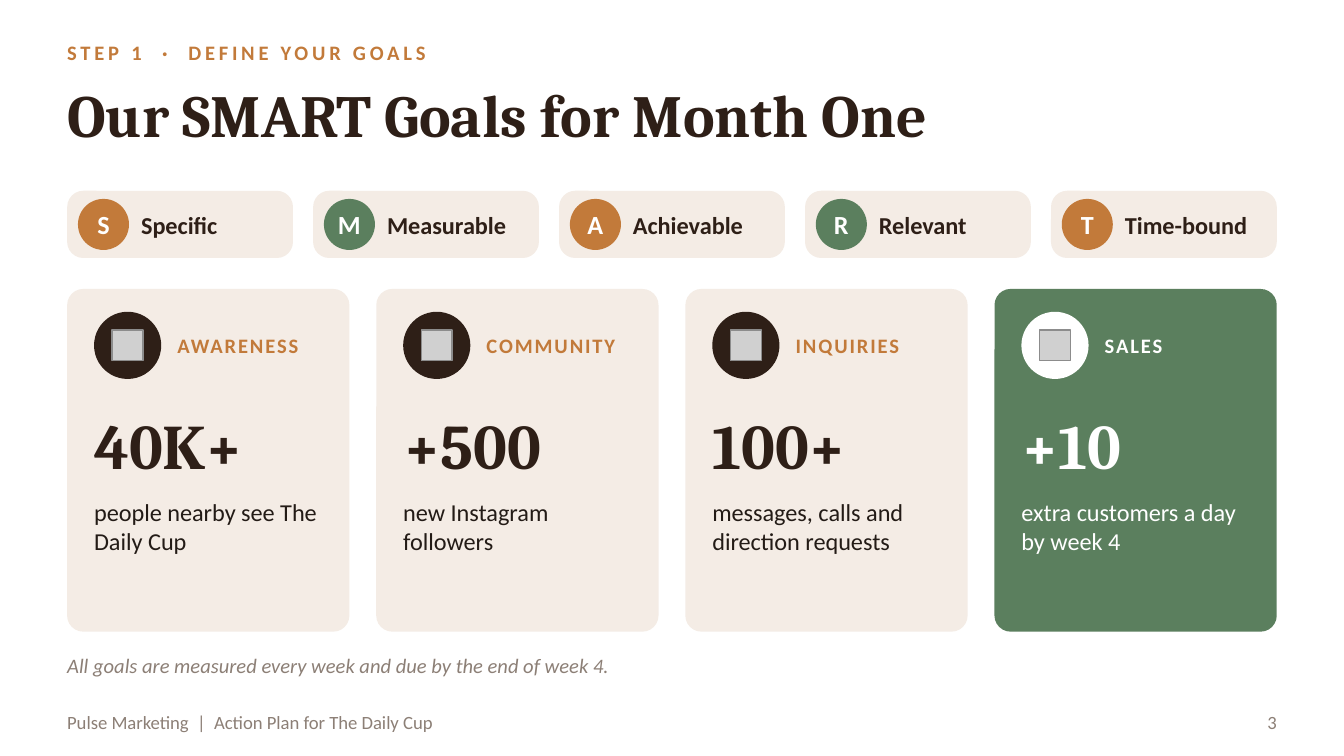
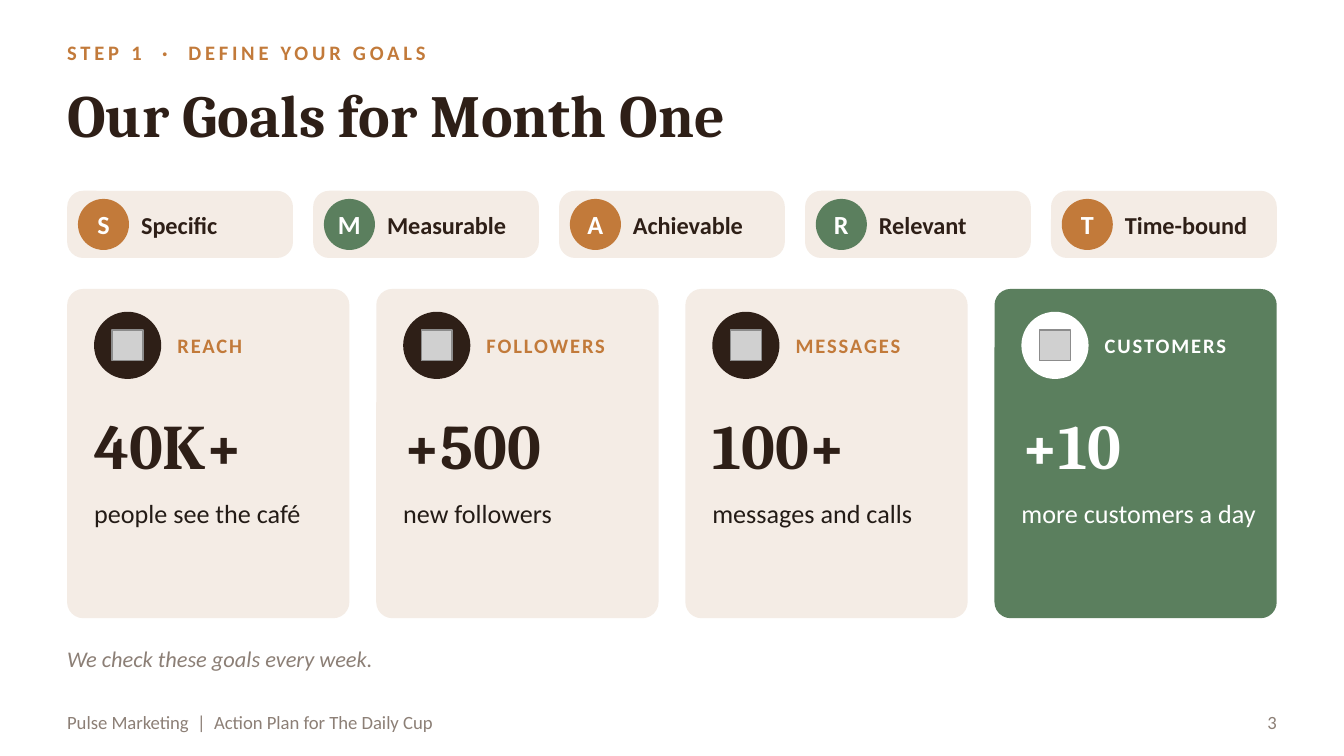
Before and after one commit to RahmaOshba/RahmaOshba, a slide deck: slide 3 of The_Daily_Cup_Action_Plan.pptx. Drawn at 1344x756 pixels with LibreOffice and Linux fonts; fonts in the diff are those of the drawing; grey boxes stand for pictures. Boxes give left, top, right and bottom in pixels: in the first picture for what was removed or moved away, otherwise in the second. Text is boxed around its words. In the diff, an @@ line names an element or a change of style, - is before the commit and + after.

```diff
--- a/The_Daily_Cup_Action_Plan.pptx
+++ b/The_Daily_Cup_Action_Plan.pptx
@@ title at (67, 94, 725, 138): text changed @@
-Our SMART Goals for Month One
+Our Goals for Month One
@@ rounded rectangle: place and size @@
-rounded rectangle at (67, 289, 349, 632)
+rounded rectangle at (67, 289, 349, 618)
@@ rounded rectangle: place and size @@
-rounded rectangle at (376, 289, 659, 632)
+rounded rectangle at (376, 289, 659, 618)
@@ rounded rectangle: place and size @@
-rounded rectangle at (685, 289, 968, 632)
+rounded rectangle at (685, 289, 968, 618)
@@ rounded rectangle: place and size @@
-rounded rectangle at (995, 289, 1277, 632)
+rounded rectangle at (995, 289, 1277, 618)
@@ text at (177, 339, 242, 353): text changed @@
-AWARENESS
+REACH
@@ text at (486, 339, 604, 353): text changed @@
-COMMUNITY
+FOLLOWERS
@@ text at (796, 339, 901, 353): text changed @@
-INQUIRIES
+MESSAGES
@@ text at (1105, 339, 1226, 353): text changed @@
-SALES
+CUSTOMERS
@@ text at (94, 505, 301, 528): text changed; size 13 to 14 pt @@
-people nearby see The Daily Cup
+people see the café
@@ text at (403, 505, 551, 523): text changed; size 13 to 14 pt @@
-new Instagram followers
+new followers
@@ text at (712, 505, 912, 528): text changed; size 13 to 14 pt @@
-messages, calls and direction requests
+messages and calls
@@ text at (1021, 505, 1256, 527): text changed; size 13 to 14 pt @@
-extra customers a day by week 4
+more customers a day
@@ text at (67, 651, 372, 671): text changed; size 11 to 12 pt @@
-All goals are measured every week and due by the end of week 4.
+We check these goals every week.
```
Also in this commit, not shown: 10 other slides changed, 1 other file.
